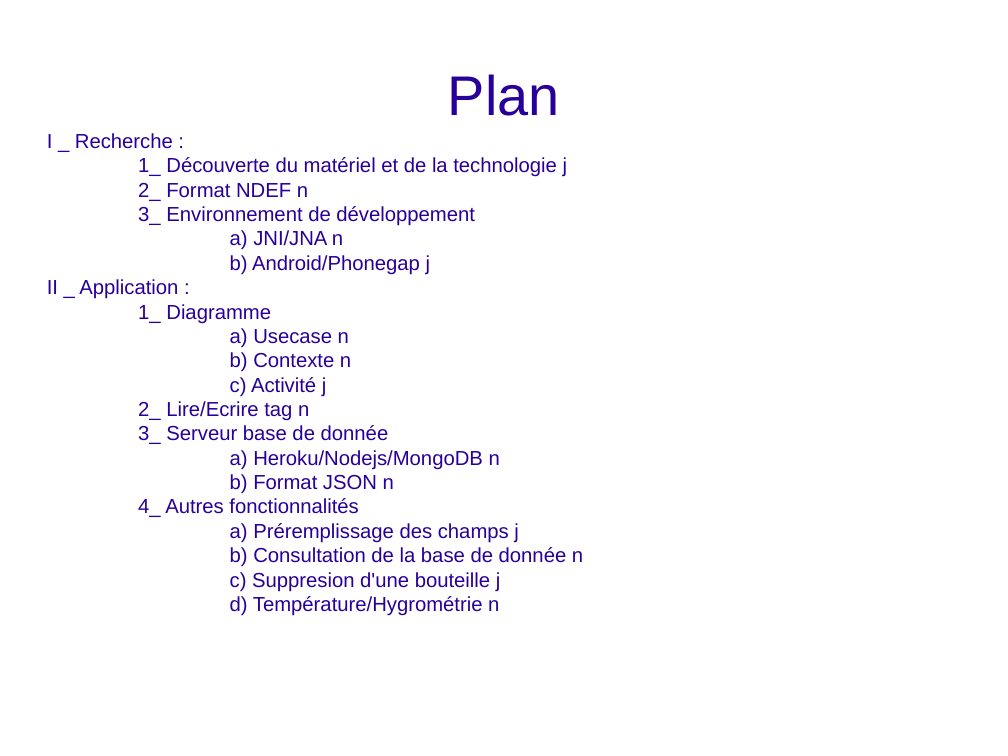
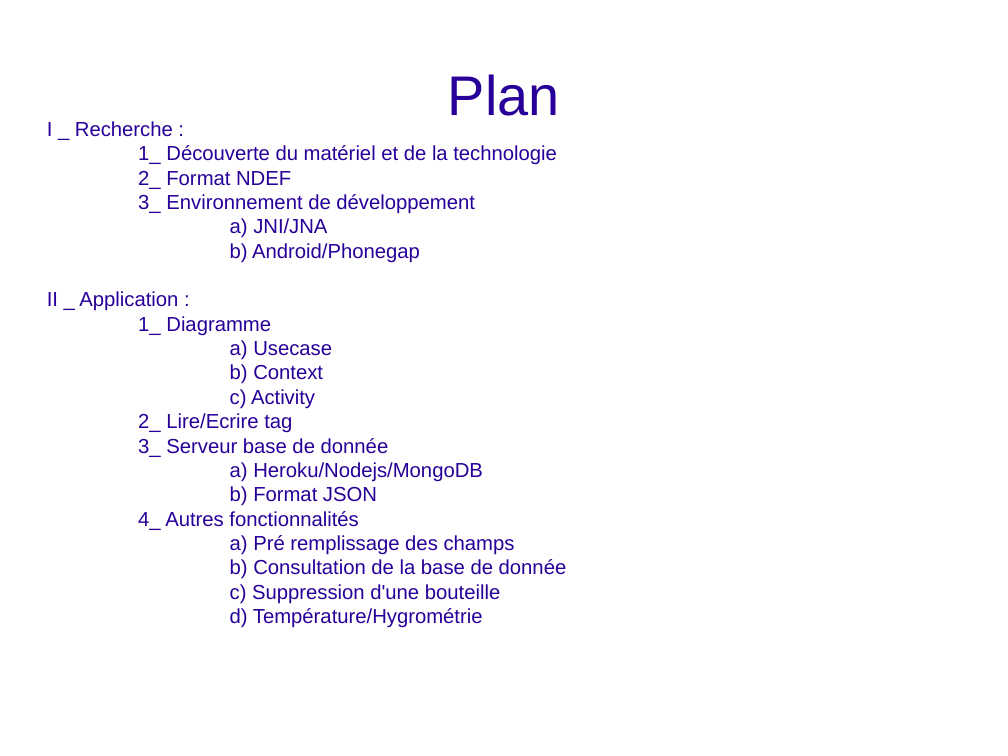
Before and after one commit to bigoud/e-cave, a slide deck: slide 1 of Presentation.odp. Drawn at 1008x756 pixels with LibreOffice and Linux fonts; fonts in the diff are those of the drawing; background and template pictures are left out. Boxes give left, top, right and bottom in pixels: in the first picture for what was removed or moved away, otherwise in the second. Text is boxed around its words. In the diff, an @@ line names an element or a change of style, - is before the commit and + after.

```diff
--- a/Presentation.odp
+++ b/Presentation.odp
@@ subtitle "I _ Recherche :": place and size @@
-subtitle "I _ Recherche :" at [47, 133, 583, 616]
+subtitle "I _ Recherche :" at [47, 121, 567, 628]
@@ subtitle at [138, 145, 557, 189]: text changed @@
-1_ Découverte du matériel et de la technologie j
-2_ Format NDEF n
+1_ Découverte du matériel et de la technologie
+2_ Format NDEF
@@ subtitle at [230, 218, 420, 263]: text changed @@
-a) JNI/JNA n
-b) Android/Phonegap j
+a) JNI/JNA
+b) Android/Phonegap
@@ subtitle at [138, 340, 332, 433]: text changed @@
-a) Usecase n
-b) Contexte n
-c) Activité j
-2_ Lire/Ecrire tag n
+a) Usecase
+b) Context
+c) Activity
+2_ Lire/Ecrire tag
@@ subtitle at [230, 462, 483, 506]: text changed @@
-a) Heroku/Nodejs/MongoDB n
-b) Format JSON n
+a) Heroku/Nodejs/MongoDB
+b) Format JSON
@@ subtitle at [230, 535, 567, 628]: text changed @@
-a) Préremplissage des champs j
-b) Consultation de la base de donnée n
-c) Suppresion d'une bouteille j
-d) Température/Hygrométrie n
+a) Pré remplissage des champs
+b) Consultation de la base de donnée
+c) Suppression d'une bouteille
+d) Température/Hygrométrie
```
Also in this commit, not shown: 11 other slides changed, 2 other files.
